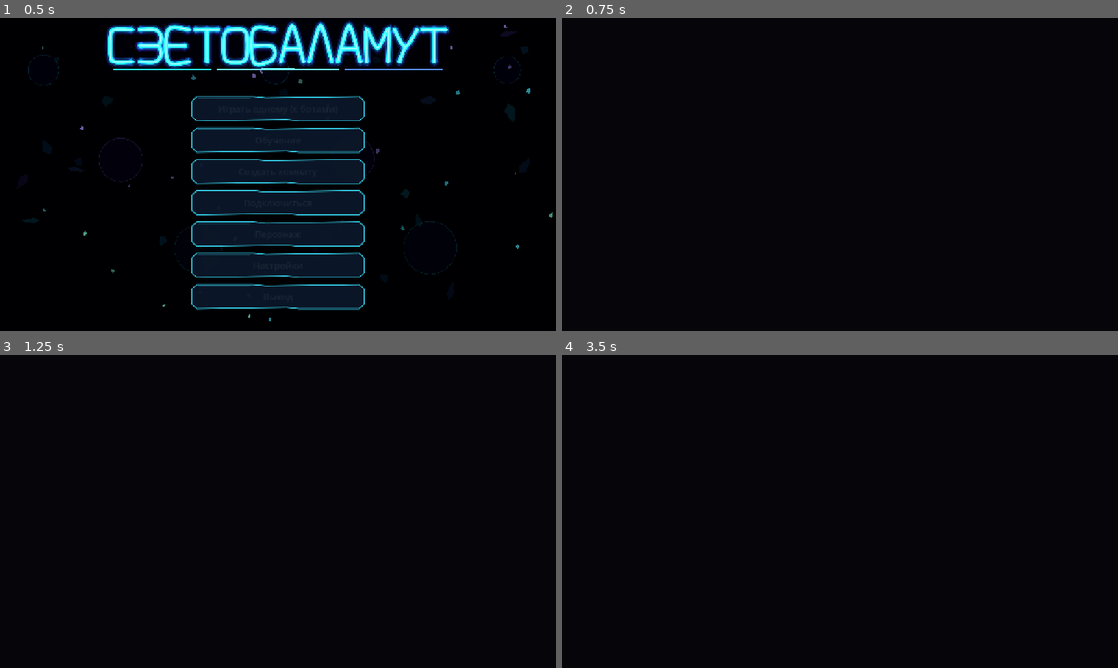
Above: before the commit, frames 1-4 (two rows, left to right).
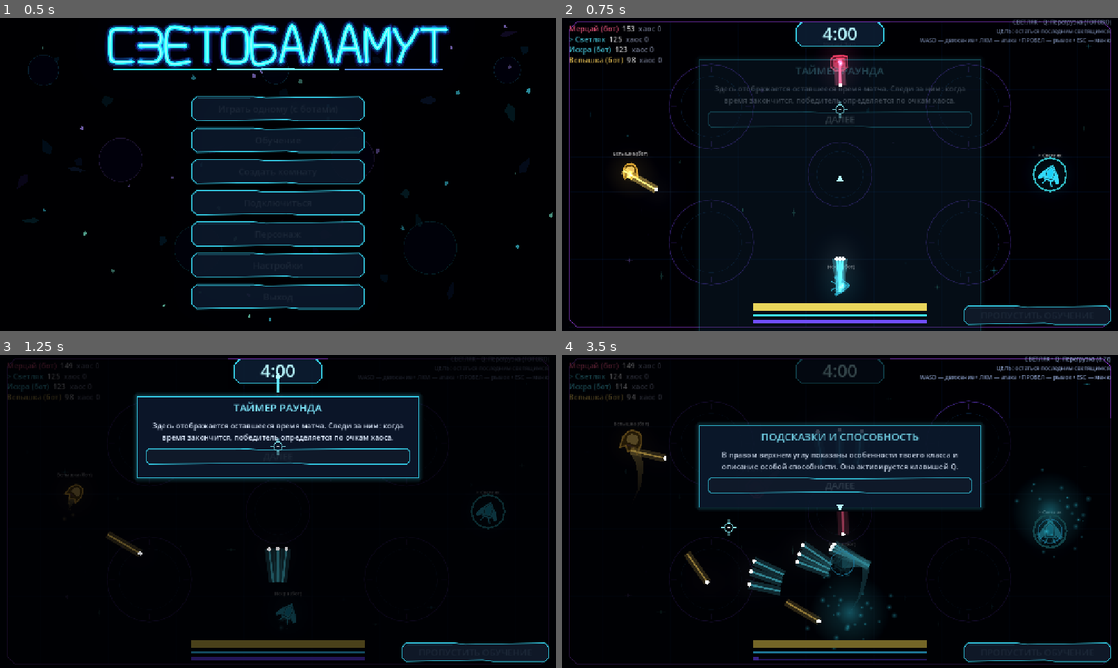
Above: after the commit, the same moments.

Repository: DvoreZZKy/svetobalamut
Game: Godot game, scene res://scenes/menu.tscn
Same seed, same stepped clock (60 frames per second), same inputs: the game is played once before the commit and once after it.
Inputs (mouse positions are in pixels of both pictures, inside the frame that each line leads up to):
- Up to frame 1 (0.5 s): no input
- Up to frame 2 (0.75 s): click "Играть одному (с ботами)" at 0.5 s
- Up to frame 3 (1.25 s): no input
- Up to frame 4 (3.5 s): tap Enter (restart) at 1.25 s; move the mouse to (962, 495) at 1.27 s; hold D (right) 1.28-2 s; hold Space (dash) 1.28-2 s; tap Q (ability) at 1.35 s; click (962, 495) at 1.42 s; click (840, 455) at 2 s, where only the run after the commit has a clickable "ДАЛЕЕ"; move the mouse to (728, 527) at 2.77 s; hold S (down) from 2.78 s (still down); tap Space (dash) at 2.85 s; tap E (possess) at 3.05 s

Frame 1 is identical in both runs. In frame 2, 11% of the frame differs, in the area x 1-99%, y 0-100%; in frame 3, 20%; in frame 4, 23%, in the area x 1-99%, y 0-99%.
Error before the commit: Parse Error: Cannot infer the type of "quality" variable because the value doesn't have a set type. (res://scripts/arena.gd:86)

Commit message:
Restore original full-quality arena rendering

Diff:
--- a/scripts/arena.gd
+++ b/scripts/arena.gd
@@ -83,13 +83,12 @@
 	is_client = G.mode == "client"
 	local_id = multiplayer.get_unique_id() if G.mode != "single" else 1
 	var arena_env := G.make_env()
-	var quality := G.graphics_quality
-	arena_env.environment.glow_enabled = quality >= 1
-	arena_env.environment.glow_intensity = 0.24 if quality == 1 else 0.62
-	arena_env.environment.glow_strength = 0.25 if quality == 1 else 0.72
-	arena_env.environment.glow_bloom = 0.02 if quality == 1 else 0.08
+	arena_env.environment.glow_enabled = true
+	arena_env.environment.glow_intensity = 0.62
+	arena_env.environment.glow_strength = 0.72
+	arena_env.environment.glow_bloom = 0.08
 	for glow_level in range(1, 7):
-		arena_env.environment.set_glow_level(glow_level, (0.04 if quality == 1 else 0.10) if glow_level <= 3 and quality >= 1 else 0.0)
+		arena_env.environment.set_glow_level(glow_level, 0.10 if glow_level <= 3 else 0.0)
 	add_child(arena_env)
 	cam = Camera2D.new()
 	cam.position = ARENA / 2.0
@@ -410,8 +409,7 @@
 func _seed_ambient() -> void:
 	var rng := RandomNumberGenerator.new()
 	rng.randomize()
-	var mote_count: int = [0, 8, 22][G.graphics_quality]
-	for i in mote_count:
+	for i in 22:
 		ambient_motes.append({
 			"p": Vector2(rng.randf_range(35.0, ARENA.x - 35.0), rng.randf_range(35.0, ARENA.y - 35.0)),
 			"v": Vector2.from_angle(rng.randf_range(0.0, TAU)) * rng.randf_range(7.0, 20.0),
@@ -700,7 +698,7 @@
 	lbl.add_theme_font_size_override("font_size", 14)
 	root.add_child(lbl)
 	var line := Line2D.new()
-	line.width = 12.0 if G.graphics_quality == 0 else (20.0 if G.graphics_quality == 1 else 28.0)
+	line.width = 28.0
 	line.width_curve = trail_curve
 	line.gradient = trail_grad
 	line.joint_mode = Line2D.LINE_JOINT_BEVEL
@@ -816,7 +814,7 @@
 			var point_count := line.get_point_count()
 			if point_count == 0 or line.get_point_position(point_count - 1).distance_squared_to(pv.pos) >= 81.0 or pd.dt:
 				line.add_point(pv.pos)
-			var maxp := (8 if G.graphics_quality == 0 else (16 if G.graphics_quality == 1 else 30)) if pd.dt else (5 if G.graphics_quality == 0 else (10 if G.graphics_quality == 1 else 20))
+			var maxp := 30 if pd.dt else 20
 			while line.get_point_count() > maxp:
 				line.remove_point(0)
 		elif line.get_point_count() > 0:
@@ -1066,14 +1064,14 @@
 	for child in fx_layer.get_children():
 		if child is CPUParticles2D:
 			active_bursts += 1
-	if active_bursts >= ([2, 5, 8][G.graphics_quality] if important else [1, 3, 4][G.graphics_quality]):
+	if active_bursts >= (16 if important else 8):
 		return
 	var p := CPUParticles2D.new()
 	p.position = pos
 	p.texture = halo_tex
 	p.material = add_mat
-	p.amount = mini(amount, [5, 14, 30][G.graphics_quality])
-	p.lifetime = minf(life, [0.28, 0.45, 0.65][G.graphics_quality])
+	p.amount = mini(amount, 30)
+	p.lifetime = minf(life, 0.65)
 	p.one_shot = true
 	p.explosiveness = 1.0
 	p.direction = Vector2.RIGHT
@@ -1089,7 +1087,7 @@
 	p.color_ramp = fade_grad
 	fx_layer.add_child(p)
 	p.emitting = true
-	get_tree().create_timer(minf(life, [0.28, 0.45, 0.65][G.graphics_quality]) + 0.2).timeout.connect(p.queue_free)
+	get_tree().create_timer(minf(life, 0.65) + 0.3).timeout.connect(p.queue_free)
 
 
 func flash(pos: Vector2, radius: float, col: Color, dur := 0.4) -> void:
